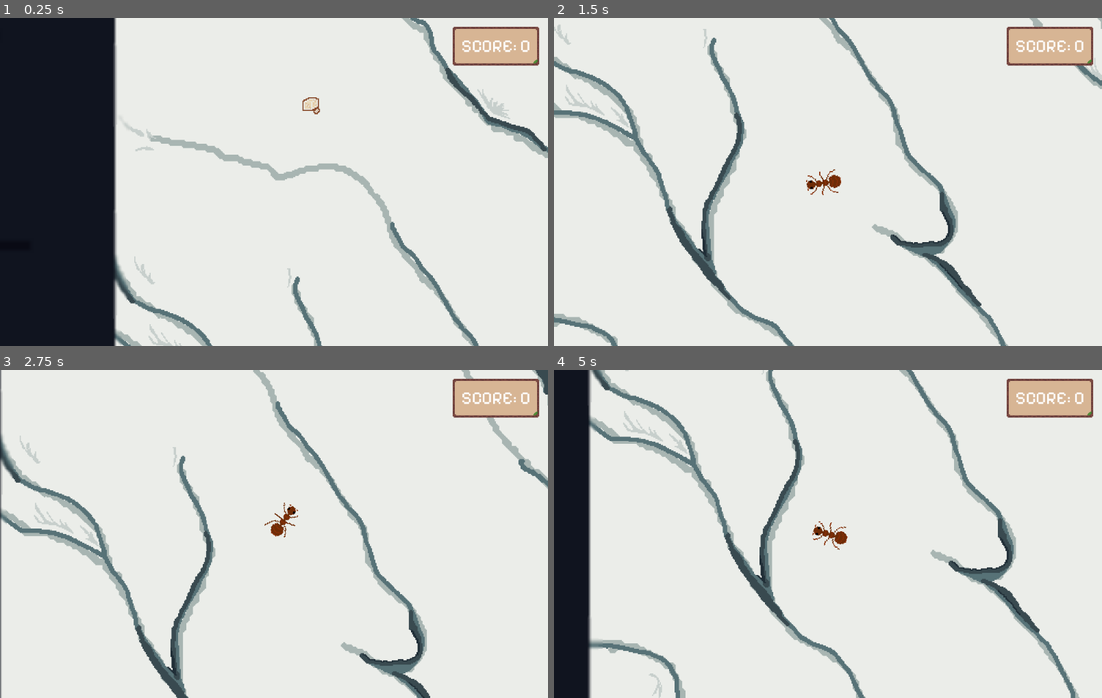
Above: before the commit, frames 1-4 (two rows, left to right).
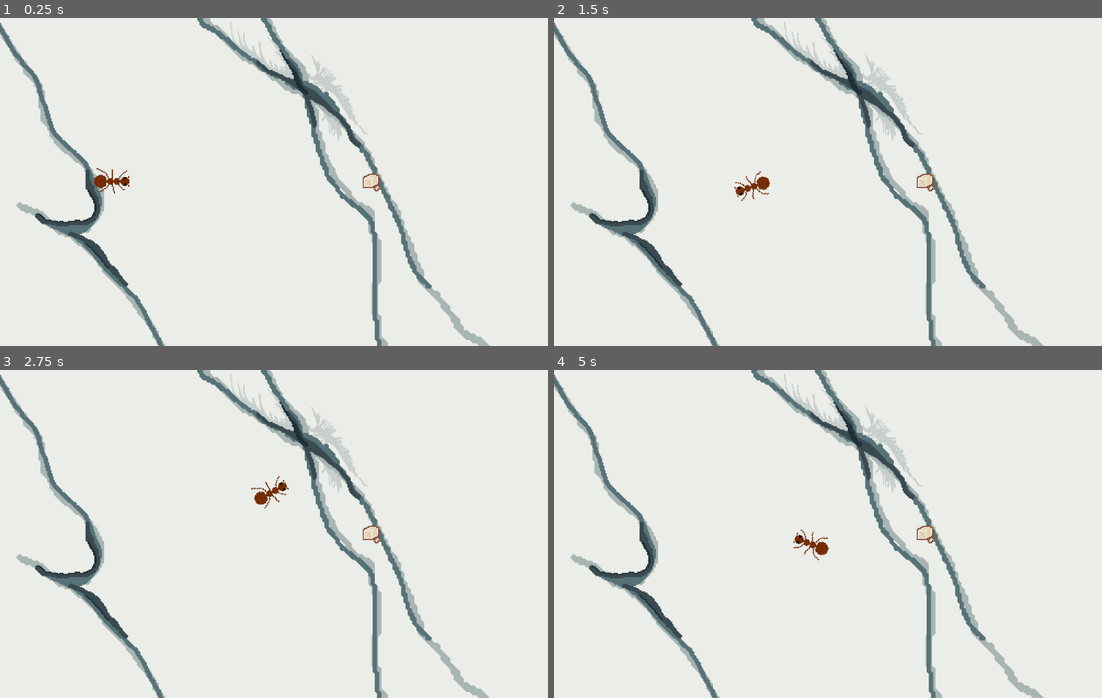
Above: after the commit, the same moments.

Repository: emilijaMarija/ants
Game: Godot game, scene res://game_scene.tscn
Same seed, same stepped clock (60 frames per second), same inputs: the game is played once before the commit and once after it.
Inputs (mouse positions are in pixels of both pictures, inside the frame that each line leads up to):
- Up to frame 1 (0.25 s): no input
- Up to frame 2 (1.5 s): tap Enter at 0.5 s; move the mouse to (948, 165) at 0.52 s; click (948, 165) at 0.67 s; move the mouse to (718, 198) at 1.27 s; click (718, 198) at 1.42 s
- Up to frame 3 (2.75 s): move the mouse to (328, 461) at 2.02 s; click (328, 461) at 2.17 s
- Up to frame 4 (5 s): move the mouse to (800, 599) at 2.77 s; click (800, 599) at 2.92 s; move the mouse to (992, 583) at 3.52 s; click (992, 583) at 3.67 s; move the mouse to (663, 484) at 4.27 s; click (663, 484) at 4.42 s

The runs differ from the first frame. In frame 1, 32% of the frame differs, in the area x 0-100%, y 0-100%; in frame 2, 15%; in frame 3, 15%; in frame 4, 23%.

Commit message:
Scene pre start

Diff:
--- a/ant-nest/nest.gd
+++ b/ant-nest/nest.gd
@@ -16,7 +16,7 @@
 	for body in _area.get_overlapping_bodies():
 		if not body.is_in_group("ants"):
 			continue
-		body.emit_signal("get_sucked")
+		body.follow_mouse = false
 		(body as CharacterBody2D).velocity = (global_position - body.global_position).normalized() * suck_speed * delta
 		(body as CharacterBody2D).move_and_slide()
 		if body.global_position.distance_to(global_position) <= 10:
--- a/ant/ant.gd
+++ b/ant/ant.gd
@@ -3,33 +3,20 @@
 const movement_speed: float = 150.0
 const rotation_speed: float = 10.0
 
-signal get_sucked
-signal get_unsucked
-
-enum { STATE_FOLLOWING, STATE_SUCKED }
-
-var state = STATE_FOLLOWING
+var follow_mouse = true
 
 @onready var _animated_sprite = $AnimatedSprite2D
-
-func _handle_suck() -> void:
-	state = STATE_SUCKED
-
-func _handle_unsuck() -> void:
-	state = STATE_FOLLOWING
 
 # Called when the node enters the scene tree for the first time.
 func _ready() -> void:
 	_animated_sprite.play("default")
-	get_sucked.connect(_handle_suck)
-	get_sucked.connect(_handle_unsuck)
 
 
 # Called every frame. 'delta' is the elapsed time since the previous frame.
 func _process(delta: float) -> void:
 	var mouse_position = get_global_mouse_position()
 
-	if state == STATE_FOLLOWING:
+	if follow_mouse:
 		look_at(mouse_position)
 		move_towards_mouse(mouse_position)
 
--- a/anteater/anteater.gd
+++ b/anteater/anteater.gd
@@ -95,12 +95,11 @@
 		if state != STATE_SUCKING and _suck_cooldown.time_left <= 0:
 			state = STATE_SUCKING
 			_anim.play("suck")
-			print("suck start")
 			_suck_timer.start()
 		elif state != STATE_SUCKING:
 			return
 		sucked_bodies.append(body)
-		body.emit_signal("get_sucked")
+		body.follow_mouse = false
 
 
 func _on_suck_timer_timeout() -> void:
@@ -109,6 +108,5 @@
 	state = STATE_PATROLLING
 	for body in sucked_bodies:
 		if not body.is_queued_for_deletion():
-			body.emit_signal("get_unsucked")
+			body.follow_mouse = true
 	sucked_bodies.clear()
-	print("suck end")
--- a/events.gd
+++ b/events.gd
@@ -5,3 +5,5 @@
 signal apple_eaten(apple: Node2D, ant: Node2D)
 
 signal pumpkin_eaten(pumpkin: Node2D, ant: Node2D)
+
+signal sugar_eaten(sugar: Node2D, ant: Node2D)
--- a/game_scene.gd
+++ b/game_scene.gd
@@ -9,11 +9,32 @@
 @onready var _sugars_parent = $Sugars
 @onready var _apples_parent = $Apples
 @onready var _cam = $Camera2D
+@onready var _scoreboard = $Scoreboard
+@onready var _initial_ant = $Ants/Ant
+@onready var _menu = $Menu
 
 @onready var _sugar_spawn_timer = $"Sugar spawn timer"
 
 const max_sugars = 25
 const max_apples = 25
+
+enum {STATE_PRE_START, STATE_FIRST_SUGAR, STATE_MENU, STATE_GAMEPLAY}
+
+var state = STATE_PRE_START
+
+func change_state(state: int) -> void:
+	self.state = state
+	if state == STATE_MENU:
+		begin_menu()
+	elif state == STATE_GAMEPLAY:
+		begin_game()
+	elif state == STATE_PRE_START:
+		begin_pre_start()
+	elif state == STATE_FIRST_SUGAR:
+		begin_first_sugar()
+	elif state == STATE_MENU:
+		begin_menu()
+
 
 func multiply_ants(count: int) -> void:
 	var ant_count = _ants_parent.get_child_count()
@@ -31,10 +52,23 @@
 func _on_apple_picked_up(apple: Node2D, ant: Node2D) -> void:
 	multiply_ants(3)
 
-func _on_sugar_picked_up() -> void:
-	multiply_ants(1)
+func _on_sugar_picked_up(sugar: Node2D, apple: Node2D) -> void:
+	if state == STATE_FIRST_SUGAR:
+		change_state(STATE_MENU)
+	else:
+		multiply_ants(1)
 
-func _ready() -> void:
+func begin_pre_start() -> void:
+	_initial_ant.follow_mouse = false
+
+func begin_first_sugar() -> void:
+	_initial_ant.follow_mouse = true
+
+func begin_menu() -> void:
+	_menu.visible = true
+
+func begin_game() -> void:
+	_scoreboard.visible = true
 	correct_zoom()
 	_sugar_spawn_timer.connect("timeout", spawn_sugar)
 	events.ant_eaten.connect(on_ant_eaten)
@@ -45,6 +79,35 @@
 		_spawn_apple()
 	for sugar in get_tree().get_nodes_in_group("sugars"):
 		sugar.connect("sugar_picked_up", _on_sugar_picked_up)
+
+func process_game(delta: float) -> void:
+	var avg_pos = Vector2(0, 0)
+	var ant_count = _ants_parent.get_child_count()
+	for i in range(ant_count):
+		avg_pos += _ants_parent.get_child(i).position
+	if ant_count > 0:
+		avg_pos /= ant_count
+	_cam.position = avg_pos * 0.8 + get_global_mouse_position() * 0.2
+	if ant_count == 0:
+		get_tree().quit()
+
+func _unhandled_key_input(event):
+	if event.is_pressed() and state == STATE_PRE_START:
+		change_state(STATE_FIRST_SUGAR)
+
+func _input(event: InputEvent) -> void:
+	if state == STATE_PRE_START and event is InputEventMouseButton:
+		change_state(STATE_FIRST_SUGAR)
+
+func process_menu(delta: float) -> void:
+	pass
+
+func _ready() -> void:
+	_sugar_spawn_timer.connect("timeout", spawn_sugar)
+	events.ant_eaten.connect(on_ant_eaten)
+	events.apple_eaten.connect(_on_apple_picked_up)
+	events.sugar_eaten.connect(_on_sugar_picked_up)
+	change_state(STATE_PRE_START)
 
 func correct_zoom() -> void:
 	var ant_count = _ants_parent.get_child_count()
@@ -65,6 +128,8 @@
 	return Vector2(random_x, random_y)
 
 func spawn_sugar() -> void:
+	if state != STATE_GAMEPLAY:
+		return
 	if _sugars_parent.get_child_count() >= max_sugars:
 		return
 	var instance = sugar_scene.instantiate()
@@ -86,12 +151,7 @@
 
 # Called every frame. 'delta' is the elapsed time since the previous frame.
 func _process(delta: float) -> void:
-	var avg_pos = Vector2(0, 0)
-	var ant_count = _ants_parent.get_child_count()
-	for i in range(ant_count):
-		avg_pos += _ants_parent.get_child(i).position
-	if ant_count > 0:
-		avg_pos /= ant_count
-	_cam.position = avg_pos * 0.8 + get_global_mouse_position() * 0.2
-	if ant_count == 0:
-		get_tree().quit()
+	if state == STATE_GAMEPLAY:
+		process_game(delta)
+	elif state == STATE_MENU:
+		process_menu(delta)
--- a/game_scene.tscn
+++ b/game_scene.tscn
@@ -6,7 +6,7 @@
 [ext_resource type="PackedScene" uid="uid://cd778eev4annj" path="res://apple/apple.tscn" id="4_p16ac"]
 [ext_resource type="TileSet" uid="uid://bdop0u32x28ex" path="res://assets/background/tile_set.tres" id="4_s0e5j"]
 [ext_resource type="PackedScene" uid="uid://7d6bwmfcr17c" path="res://anteater/anteater.tscn" id="5_lh8r2"]
-[ext_resource type="PackedScene" uid="uid://cultwn2a7j772" path="res://ui/ui.tscn" id="6_inxoj"]
+[ext_resource type="PackedScene" uid="uid://cultwn2a7j772" path="res://ui/scoreboard.tscn" id="6_inxoj"]
 [ext_resource type="Texture2D" uid="uid://cpw8y7smb486s" path="res://assets/background/wall.png" id="7_w513u"]
 [ext_resource type="PackedScene" uid="uid://dla07s4l0l71f" path="res://ant-nest/nest.tscn" id="8_o2gpr"]
 [ext_resource type="Texture2D" uid="uid://scu1wgy833i4" path="res://assets/background/wall_top.png" id="10_61i78"]
@@ -59,18 +59,19 @@
 
 [node name="Camera2D" type="Camera2D" parent="."]
 position = Vector2(0, 0.7)
-zoom = Vector2(0.7, 0.7)
+offset = Vector2(520, 800)
+zoom = Vector2(2, 2)
 position_smoothing_enabled = true
 
 [node name="Ants" type="Node" parent="."]
 
 [node name="Ant" parent="Ants" groups=["ants"] instance=ExtResource("1_o4o3v")]
-position = Vector2(184, 883)
+position = Vector2(372, 800)
 
 [node name="Sugars" type="Node2D" parent="."]
 
 [node name="Sugar" parent="Sugars" groups=["sugars"] instance=ExtResource("2_aq5n8")]
-position = Vector2(175, -31)
+position = Vector2(609, 801)
 
 [node name="Apples" type="Node" parent="."]
 
@@ -83,7 +84,8 @@
 scale = Vector2(1.025, 0.894679)
 curve = SubResource("Curve2D_17l14")
 
-[node name="Ui" parent="." instance=ExtResource("6_inxoj")]
+[node name="Scoreboard" parent="." instance=ExtResource("6_inxoj")]
+visible = false
 
 [node name="Wall" type="Sprite2D" parent="."]
 position = Vector2(603.73, -60)
--- a/sugar/area_2d.gd
+++ b/sugar/area_2d.gd
@@ -1,14 +1,12 @@
 extends Node2D
 
 @onready var _Area2D = $Area2D
-
-signal sugar_picked_up
 
 func _ready():
 	_Area2D.connect("body_entered", _on_body_entered)
 	pass
 
-func _on_body_entered(body):
-	if body is CharacterBody2D:
-		sugar_picked_up.emit()
+func _on_body_entered(body: Node2D):
+	if body.is_in_group("ants"):
+		events.sugar_eaten.emit(self, body)
 		queue_free()
--- /dev/null
+++ b/ui/menu.tscn
@@ -0,0 +1,9 @@
+[gd_scene format=3 uid="uid://denyf71crspjq"]
+
+[node name="CanvasLayer" type="CanvasLayer"]
+
+[node name="Control" type="Control" parent="."]
+layout_mode = 3
+anchors_preset = 0
+offset_right = 40.0
+offset_bottom = 40.0
Not shown: 1 places in sugar/sugar.tscn that only renumber resources
Renamed: ui/ui.tscn -> ui/scoreboard.tscn
